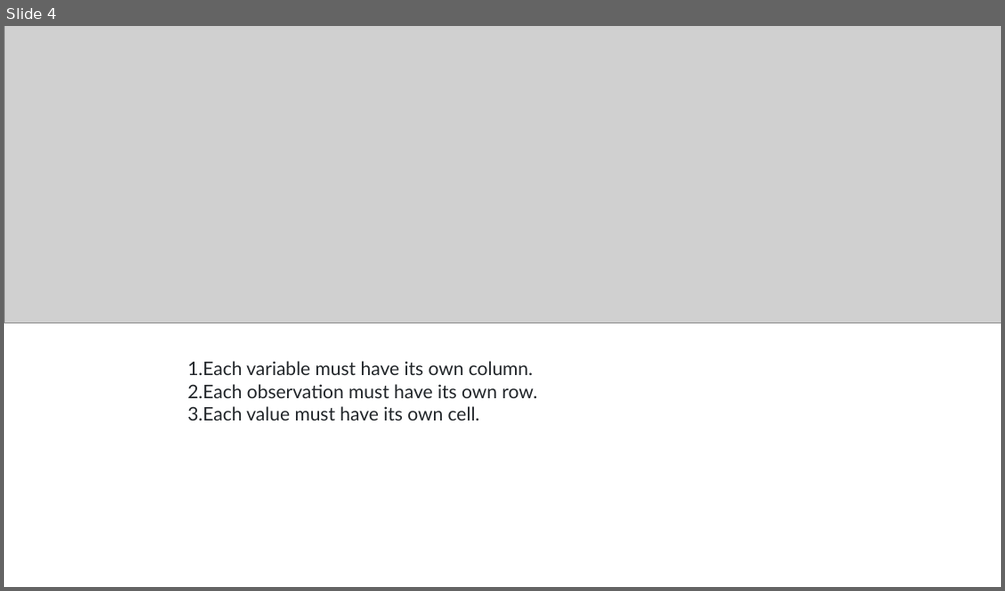
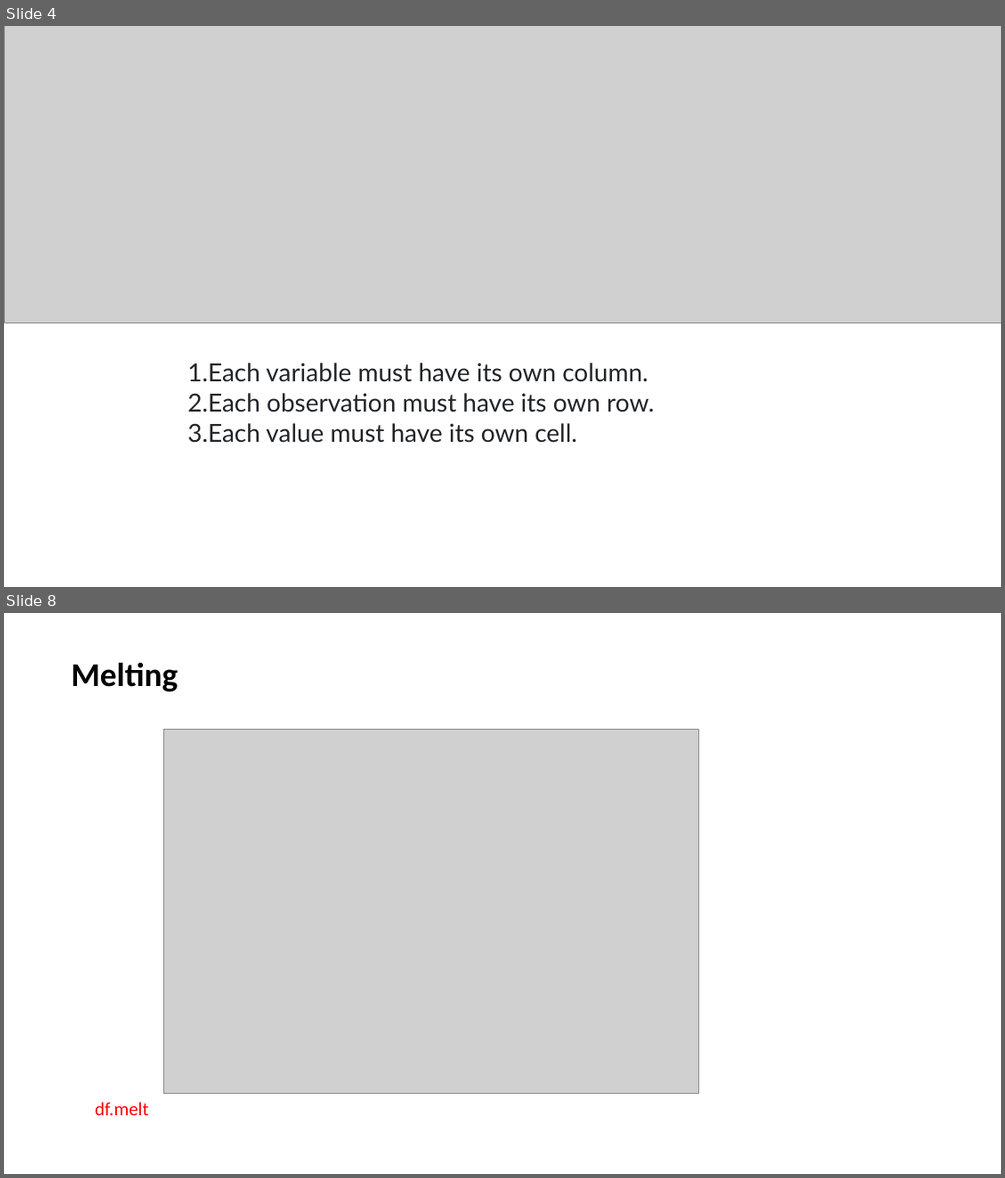
Before and after one commit to nicksavill/DEB_development, a slide deck: Week_2/TIdy_data.pptx. Shown one above the other, each under a label of ours: slide 4 before the commit, slides 4 and 8 after it; the slides between them are not shown. The pictures are 1005x591 and 1005x1178 pixels, drawn with LibreOffice and Linux fonts; fonts in the diff are those of the drawing; grey boxes stand for pictures. Boxes give left, top, right and bottom in pixels: in the first picture for what was removed or moved away, otherwise in the second. Text is boxed around its words. In the diff, an @@ line names an element or a change of style, - is before the commit and + after.

```diff
--- a/Week_2/TIdy_data.pptx
+++ b/Week_2/TIdy_data.pptx
@@ slide 8 added at box(4, 613, 1001, 1174), background #FFFFFF @@
@@ text added at box(71, 662, 178, 692), 32 pt, text #000000, bold @@
+Melting
@@ picture added at box(164, 730, 699, 1093) @@
@@ text added at box(95, 1102, 148, 1115), 18 pt, text #FF0000 @@
+df.melt
@@ slide 4 changed as well @@
@@ text "Each variable must have its ..." at box(187, 362, 654, 443): size 18 to 24 pt @@
```
Also in this commit, not shown: 3 other slides changed, 6 other slides added, 13 other files.
